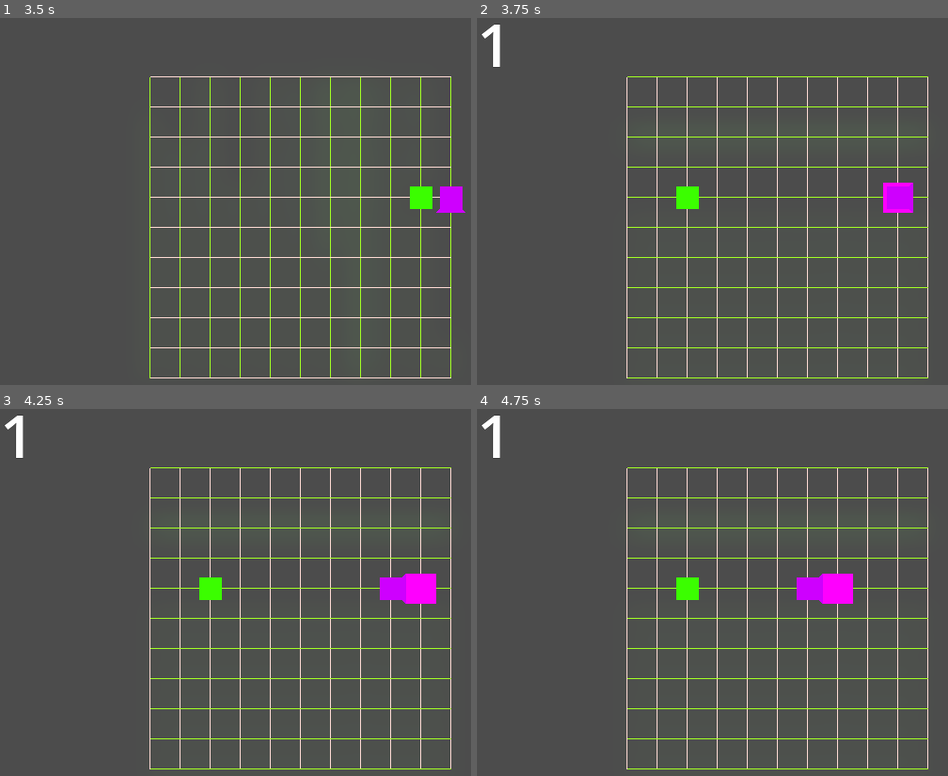
Above: before the commit, frames 1-4 (two rows, left to right).
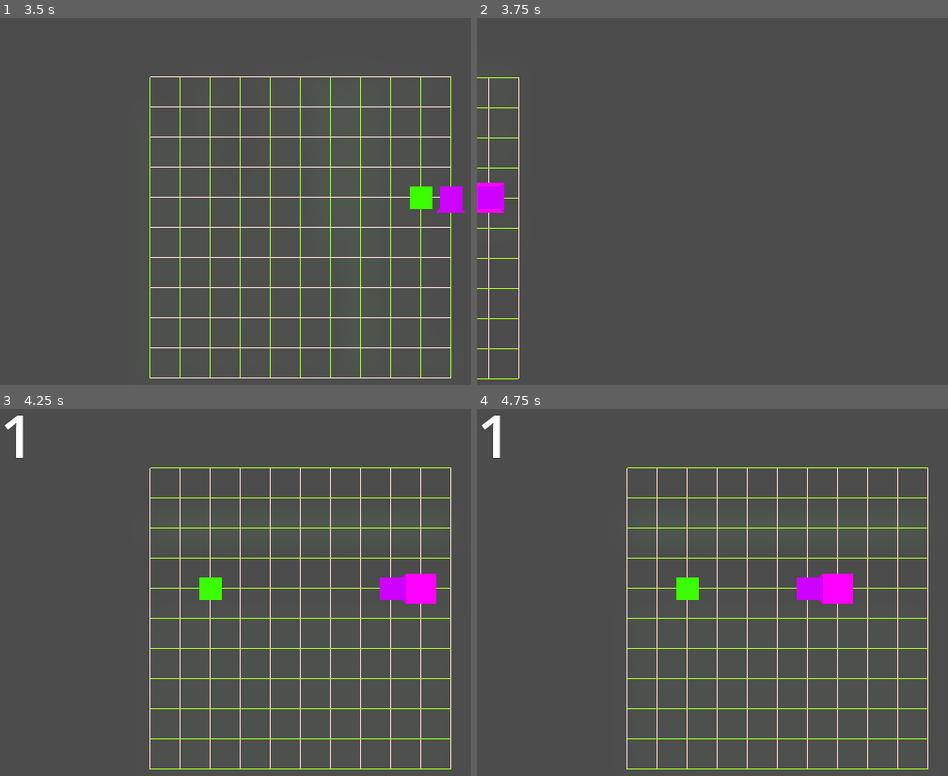
Above: after the commit, the same moments.

Repository: ahmetkozal/Godot-Mini_Games_Collection
Game: Godot game, scene res://Scenes/NoWallScene.tscn
Same seed, same stepped clock (60 frames per second), same inputs: the game is played once before the commit and once after it. The engine's default icon, where the game draws it, is replaced by a stand-in: a white triangle on a blue panel in a dark square.
Inputs:
- Up to frame 1 (3.5 s): tap Enter at 0.5, 2.75 s; hold D (right) 0.53-1.28 s; tap Space (boost) at 0.6, 1.35, 2, 2.1, 2.85 s; hold S (down) 1.28-2.03 s; hold D (right) 2.03-2.78 s; hold W (up) from 2.78 s (still down)
- Up to frame 2 (3.75 s): tap Space (boost) at 3.5, 3.6 s; release W (up) at 3.53 s; hold A (left) from 3.53 s (still down)
- Up to frame 3 (4.25 s): keep holding A (left)
- Up to frame 4 (4.75 s): keep holding A (left); tap Space (boost) at 4.35 s

Frame 1 is identical in both runs. In frame 2, 5.6% of the frame differs, in the area x 0-96%, y 1-99%; in frame 3, less than 0.1%; in frame 4, nothing differs.

Commit message:
added screen shake

Diff:
--- a/sssnake/Scenes/NoWallScene.tscn
+++ b/sssnake/Scenes/NoWallScene.tscn
@@ -5,6 +5,10 @@
 [ext_resource type="PackedScene" uid="uid://cr8ixo2yeegap" path="res://Objects/food.tscn" id="3_5dvff"]
 [ext_resource type="Script" uid="uid://uitq46chate8" path="res://Scripts/food.gd" id="4_jgbtp"]
 [ext_resource type="PackedScene" uid="uid://ct4gpdh6va1fv" path="res://Characters/snake.tscn" id="5_25omh"]
+[ext_resource type="Script" uid="uid://kvw2sy5rfgfl" path="res://Scripts/camera_2d.gd" id="6_8rkg2"]
+
+[sub_resource type="FastNoiseLite" id="FastNoiseLite_p8lu4"]
+noise_type = 3
 
 [sub_resource type="Environment" id="Environment_50ct6"]
 background_mode = 3
@@ -41,6 +45,8 @@
 
 [node name="Camera2D" type="Camera2D" parent="." unique_id=1331286782]
 position = Vector2(320, 240)
+script = ExtResource("6_8rkg2")
+noise = SubResource("FastNoiseLite_p8lu4")
 
 [node name="WorldEnvironment" type="WorldEnvironment" parent="." unique_id=975123383]
 environment = SubResource("Environment_50ct6")
@@ -52,5 +58,6 @@
 
 [connection signal="body_entered" from="GameArea/Food/Area2D" to="GameArea/Food" method="_on_area_2d_body_entered"]
 [connection signal="body_entered" from="GameArea/Food/Area2D" to="GameArea/Snake" method="_on_area_2d_body_entered"]
+[connection signal="body_entered" from="GameArea/Food/Area2D" to="Camera2D" method="_on_area_2d_body_entered"]
 
 [editable path="GameArea/Food"]
--- a/sssnake/Scenes/WithWallScene.tscn
+++ b/sssnake/Scenes/WithWallScene.tscn
@@ -6,6 +6,7 @@
 [ext_resource type="Script" uid="uid://uitq46chate8" path="res://Scripts/food.gd" id="4_qldu3"]
 [ext_resource type="PackedScene" uid="uid://ct4gpdh6va1fv" path="res://Characters/snake.tscn" id="5_jmy5y"]
 [ext_resource type="PackedScene" uid="uid://ckdwr8yeum58y" path="res://Objects/wall.tscn" id="6_rlpm8"]
+[ext_resource type="Script" uid="uid://kvw2sy5rfgfl" path="res://Scripts/camera_2d.gd" id="7_jjp5c"]
 
 [sub_resource type="Environment" id="Environment_50ct6"]
 background_mode = 3
@@ -46,6 +47,7 @@
 
 [node name="Camera2D" type="Camera2D" parent="." unique_id=1331286782]
 position = Vector2(320, 240)
+script = ExtResource("7_jjp5c")
 
 [node name="WorldEnvironment" type="WorldEnvironment" parent="." unique_id=975123383]
 environment = SubResource("Environment_50ct6")
--- /dev/null
+++ b/sssnake/Scripts/camera_2d.gd
@@ -0,0 +1,46 @@
+extends Camera2D
+
+@export var decay := 0.8 #How quickly shaking will stop [0,1].
+@export var max_offset := Vector2(100,75) #Maximum displacement in pixels.
+@export var max_roll = 0.0 #Maximum rotation in radians (use sparingly).
+@export var noise : FastNoiseLite #The source of random values.
+
+var noise_y = 0 #Value used to move through the noise
+
+var trauma := 0.0 #Current shake strength
+var trauma_pwr := 3 #Trauma exponent. Use [2,3]
+func _ready():
+	randomize()
+	noise.seed = randi()
+
+func add_trauma(amount : float):
+	trauma = min(trauma + amount, 1.0)
+
+func _process(delta):
+	if trauma:
+		trauma = max(trauma - decay * delta, 0)
+		shake()
+		#optional
+	elif offset.x != 0 or offset.y != 0 or rotation != 0:
+		lerp(offset.x,0.0,1)
+		lerp(offset.y,0.0,1)
+		lerp(rotation,0.0,1)
+
+func shake():
+	var amt = pow(trauma, trauma_pwr)
+	noise_y += 1
+	rotation = max_roll * amt * noise.get_noise_2d(noise.seed,noise_y)
+	offset.x = max_offset.x * amt * noise.get_noise_2d(noise.seed*2,noise_y)
+	offset.y = max_offset.y * amt * noise.get_noise_2d(noise.seed*3,noise_y)
+
+
+func _on_area_2d_body_entered(body: Node2D) -> void:
+	trauma = 1.25
+	if trauma:
+		trauma = max(trauma - decay, 0)
+		shake()
+		#optional
+	elif offset.x != 0 or offset.y != 0 or rotation != 0:
+		lerp(offset.x,0.0,1)
+		lerp(offset.y,0.0,1)
+		lerp(rotation,0.0,1)
Not shown, added: sssnake/Scripts/camera_2d.gd.uid
